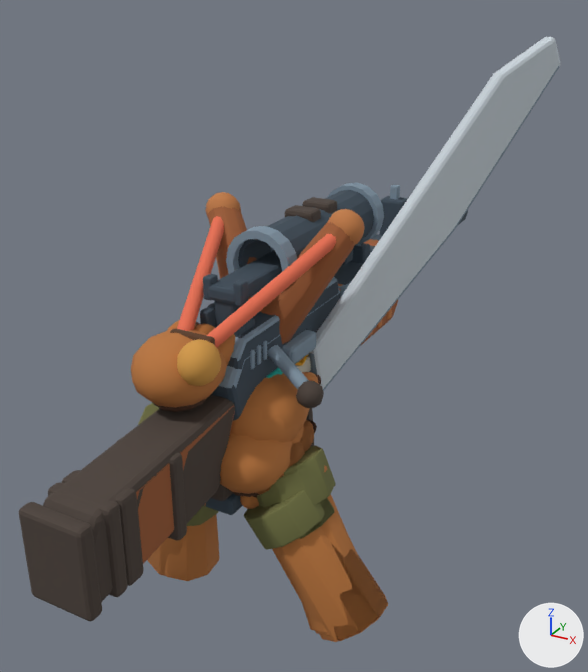
Two versions of the glTF model public/models/weapons/painted-weapons.glb, one commit apart.
The view is the same before and after, from a 50 mm lens placed at (0.786, -1.26, 0.68), pointed at (-0.027, 0.219, -0.059). Lighting does not change. The marker at lower right points along +X, +Y and +Z. The picture after the commit comes second. Where no turn or scale is listed for an object, it has been applied to the vertices. Vertices at exactly the same position are counted once.

Objects in the first picture: 'dmr_body_mesh', 'm4_body_mesh', 'machete_body_mesh', 'machete_right_paw_mesh', 'pistol_right_paw_mesh', 'shotgun_body_mesh', 'slingshot_action_mesh', 'slingshot_body_mesh', 'slingshot_left_paw_mesh', 'slingshot_right_paw_mesh', 'smg_body_mesh', 'sniper_body_mesh' and 11 more.
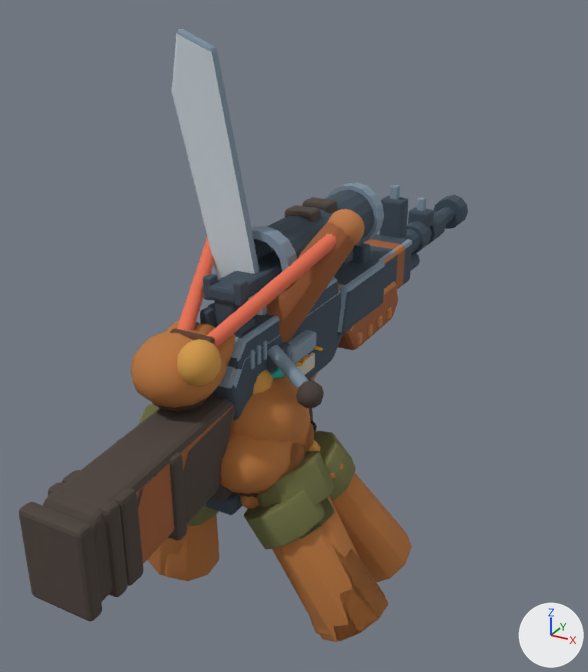
Pixel boxes [x1, y1, x2, y2] of what changed, in the pictures (588 x 672 px; the box of a moved part takes in the faces that stretch with it):
'machete_body_mesh', reshaped, moved, turned, rescaled: before [306, 37, 560, 391]; after [172, 29, 290, 370]
'machete_right_paw_mesh', reshaped, moved, rescaled: before [246, 372, 348, 633]; after [253, 370, 412, 583]
part 1 of me_broad_blade, added: after [172, 29, 267, 315]
part 2 of me_broad_blade, added: after [267, 342, 290, 370]
part 3 of me_broad_blade, deleted: before [309, 37, 560, 391]
part 4 of me_sphere_136, moved or reshaped (mostly hidden before): before [303, 495, 348, 633]; after [333, 473, 412, 583]
part 5 of me_sphere_136, moved or reshaped (not visible before): after [307, 440, 320, 452]
part 6 of me_sphere_136, moved or reshaped: before [284, 446, 336, 495]; after [313, 431, 356, 502]
part 7 of me_sphere_136, moved or reshaped (not visible afterwards): before [302, 372, 319, 384]
part 8 of me_sphere_136, moved or reshaped (not visible before): after [253, 370, 273, 394]
part 9 of me_sphere_136, moved or reshaped (mostly hidden): before [324, 465, 327, 472]; after [329, 464, 344, 479]
part 10 of me_sphere_136, moved or reshaped: before [246, 374, 310, 431]; after [271, 377, 310, 445]

Edits to the bpy script that builds the scene:
```text
Change me_broad_blade:
    used by ob_machete_body_mesh; parent = ob_machete_body; location = (0.151, 0.248, 0.204); rotation_euler = (0.0, 0.0, -0.55), in degrees (0, 0, -32); scale = (0.457, 0.457, 0.457)
    remove me_broad_blade.from_pydata(...)  # 376 vertices, 728 faces; spans x -0.27..0.27, y -1.0..1.0, z -0.79..0.79
    add me_broad_blade.from_pydata(...)  # 342 vertices, 660 faces; spans x -0.24..0.24, y -0.29..0.29, z -1.0..1.0
    me_broad_blade part 1: a new loose piece of 62 vertices spanning x -0.14..-0.08, y -0.21..0.29, z -0.43..1.0, in mat_painted_weapons_and_paws (picture img_weapon_palette)
    me_broad_blade part 2: a new loose piece of 56 vertices spanning x -0.23..-0.04, y -0.29..0.07, z -0.51..-0.42, in mat_painted_weapons_and_paws (picture img_weapon_palette)
    me_broad_blade part 3: 68 vertices removed from x -0.03..0.04, y -0.35..1.0, z -0.74..0.79
    other edits to the shape of me_broad_blade do not show in these pictures
Change me_sphere_136:
    used by ob_machete_right_paw_mesh; parent = ob_machete_right_paw; location = (0.142, -0.0501, -0.263); scale = (0.249, 0.249, 0.249)
    remove me_sphere_136.from_pydata(...)  # 1234 vertices, 2412 faces; spans x -0.72..0.72, y -0.49..0.49, z -1.0..1.0
    add me_sphere_136.from_pydata(...)  # 1234 vertices, 2412 faces; spans x -0.7..0.7, y -0.53..0.53, z -1.0..1.0
    me_sphere_136 part 4: the loose piece of 140 vertices spanning x -0.29..0.72, y -0.49..0.16, z -1.0..0.36 is multiplied about its middle by the matrix ((0.935, -0.092, 0.025), (0.094, 0.848, -0.394), (0.016, 0.394, 0.853)), then moved by (0.01, 0.22, -0.06)
    me_sphere_136 part 5: the loose piece of 140 vertices spanning x -0.14..0.55, y -0.3..-0.01, z -0.73..0.44 is multiplied about its middle by the matrix ((0.932, -0.095, 0.025), (0.097, 0.842, -0.399), (0.018, 0.399, 0.847)), then moved by (0.01, 0.22, -0.06)
    me_sphere_136 part 6: the loose piece of 140 vertices spanning x -0.38..0.29, y -0.4..0.23, z -0.11..0.44 is multiplied about its middle by the matrix ((-0.025, -0.877, -0.379), (0.943, -0.084, 0.133), (-0.155, -0.37, 0.868)), then moved by (0.04, 0.0, -0.11)
    me_sphere_136 part 7: the loose piece of 86 vertices spanning x -0.24..-0.04, y 0.06..0.45, z 0.62..0.92 is scaled about its middle by (1.74, 0.721, 0.65), then moved by (-0.36, -0.48, -0.06)
    me_sphere_136 part 8: the loose piece of 86 vertices spanning x -0.72..-0.43, y -0.3..0.04, z 0.68..1.0 is moved by (0.19, -0.24, 0.01)
    me_sphere_136 part 9: the loose piece of 86 vertices spanning x 0.03..0.23, y -0.24..0.1, z 0.15..0.36 is moved by (0.03, -0.05, -0.12)
    me_sphere_136 part 10: 172 of 1234 vertices moved; they spanned x -0.65..0.02, y -0.39..0.45, z 0.43..0.96 and now span x -0.68..0.02, y -0.51..-0.03, z 0.18..0.88; mean shift (0.03, -0.36, -0.29); largest move (-0.49, 0.44, 0.83) -> (-0.56, -0.31, 0.28)
    other edits to the shape of me_sphere_136 do not show in these pictures
Change ob_machete_body_mesh:
    ob_machete_body_mesh.location: (0.151, 0.248, 0.204) -> (-0.0432, 0.044, 0.193)
    ob_machete_body_mesh.rotation_euler: (0.0, 0.0, -0.55) -> (0.0, 0.0, 1.571)  # degrees (0, 0, -32) -> degrees (0, 0, 90)
    ob_machete_body_mesh.scale: (0.457, 0.457, 0.457) -> (0.404, 0.404, 0.404)
Change ob_machete_right_paw_mesh:
    ob_machete_right_paw_mesh.location: (0.142, -0.0501, -0.263) -> (0.141, 0.0304, -0.258)
    ob_machete_right_paw_mesh.scale: (0.249, 0.249, 0.249) -> (0.259, 0.259, 0.259)
```
